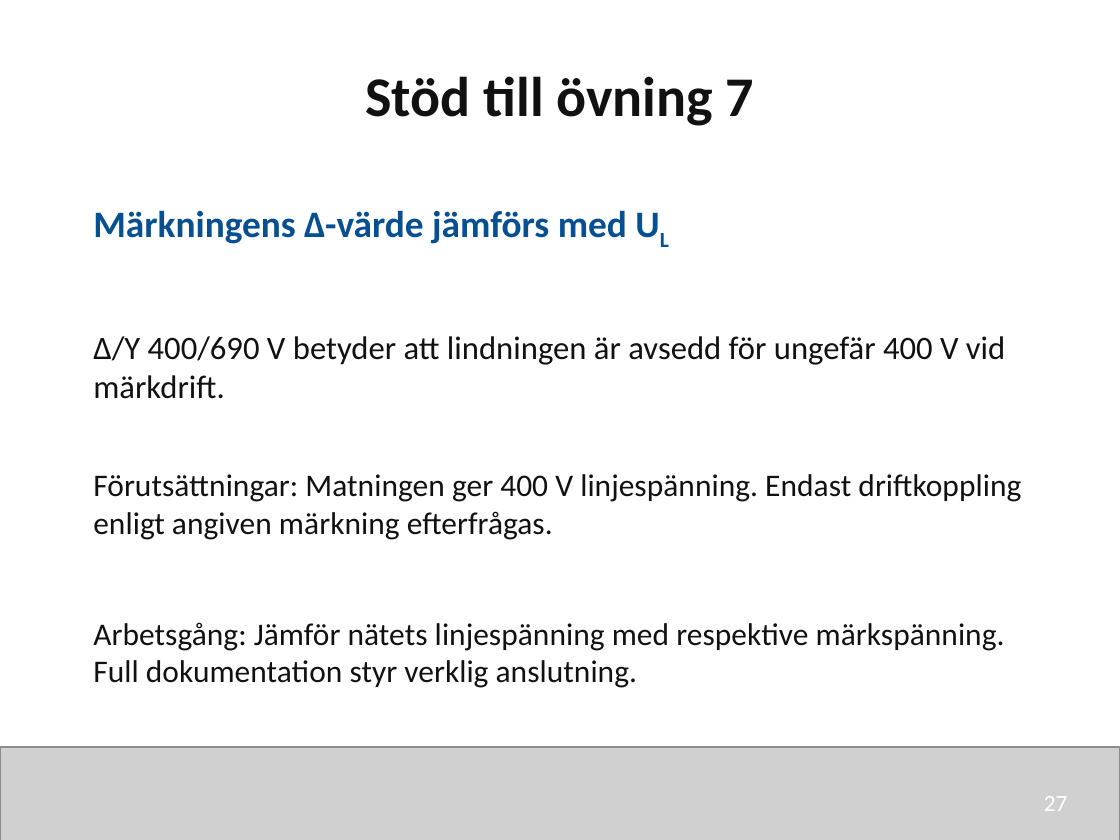
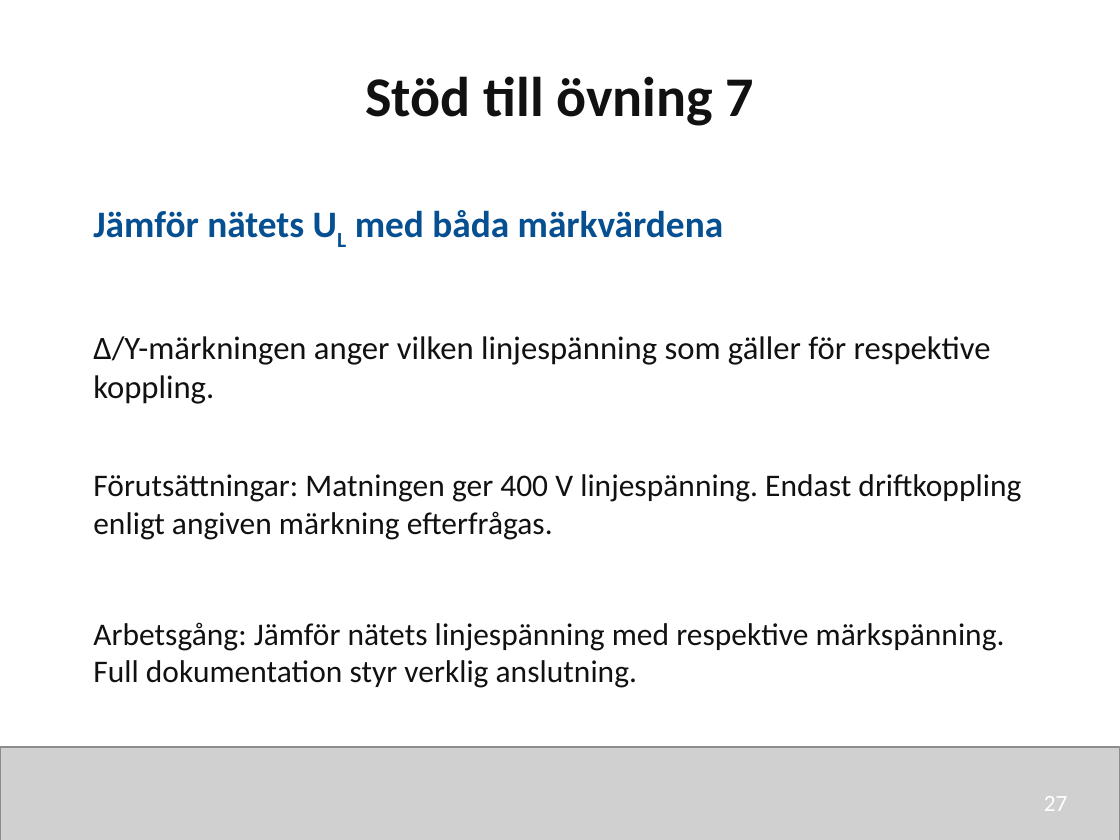
Before and after one commit to nj22az/nj22az.github.io, a slide deck: slide 27 of sjoskolan/vecka-41/aktuell/v41_02_Y_och_trefaseffekt_elev.pptx. Drawn at 1120x840 pixels with LibreOffice and Linux fonts; fonts in the diff are those of the drawing; grey boxes stand for pictures. Boxes give left, top, right and bottom in pixels: in the first picture for what was removed or moved away, otherwise in the second. Text is boxed around its words. In the diff, an @@ line names an element or a change of style, - is before the commit and + after.

```diff
--- a/sjoskolan/vecka-41/aktuell/v41_02_Y_och_trefaseffekt_elev.pptx
+++ b/sjoskolan/vecka-41/aktuell/v41_02_Y_och_trefaseffekt_elev.pptx
@@ text at bbox=[93, 210, 724, 238]: text changed @@
-Märkningens Δ-värde jämförs med UL
+Jämför nätets UL med båda märkvärdena
@@ text at bbox=[93, 336, 991, 404]: text changed @@
-Δ/Y 400/690 V betyder att lindningen är avsedd för ungefär 400 V vid märkdrift.
+Δ/Y-märkningen anger vilken linjespänning som gäller för respektive koppling.
```
Also in this commit, not shown: 2 other slides changed, 12 other files.
